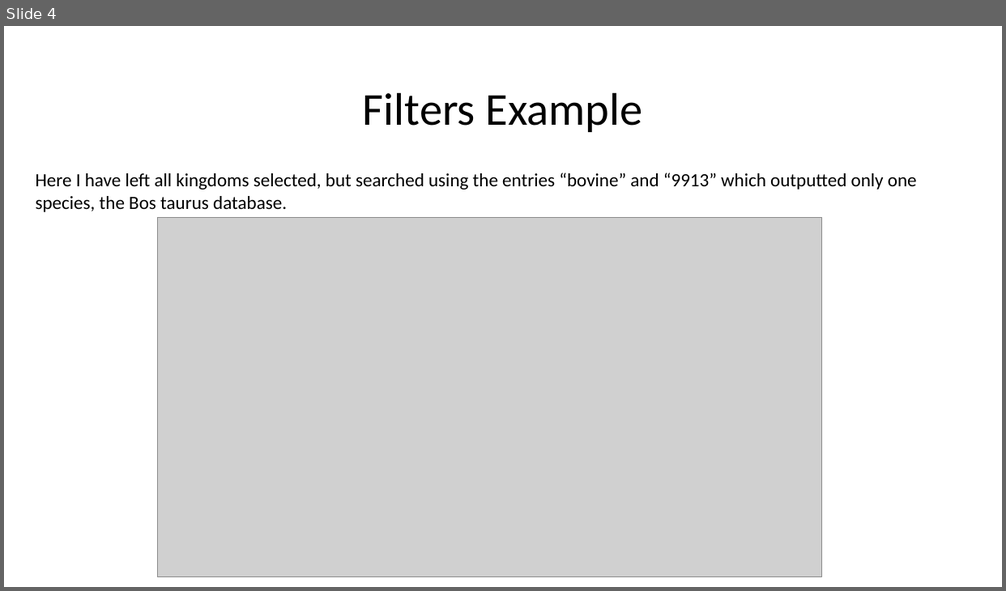
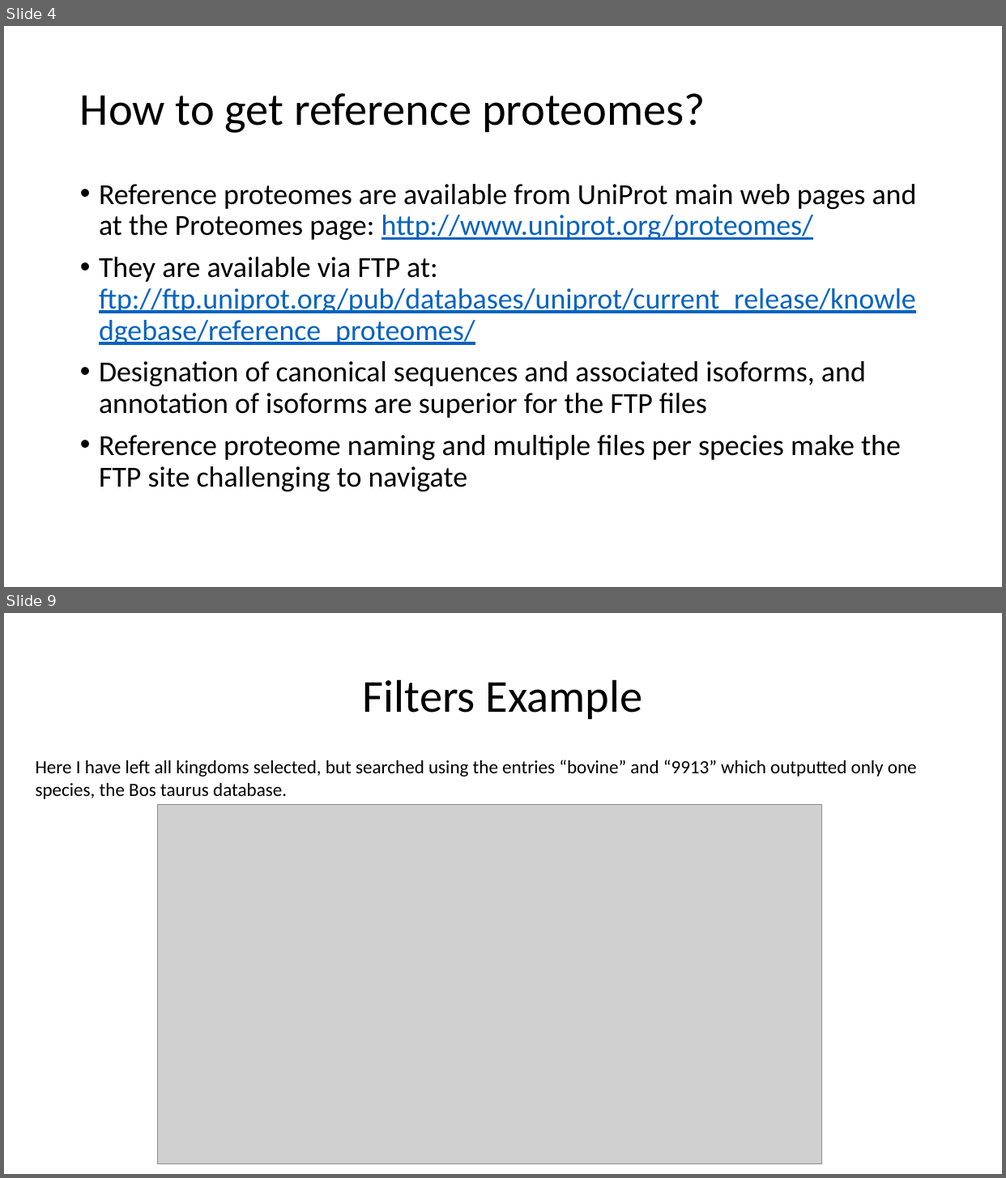
Before and after one commit to lily-liang12/Reference_Proteome_Manager, a slide deck: User Guide.pptx. Shown one above the other, each under a label of ours: slide 4 before the commit, slides 4 and 9 after it; the slides between them are not shown. The pictures are 1006x591 and 1006x1178 pixels, drawn with LibreOffice and Linux fonts; fonts in the diff are those of the drawing; grey boxes stand for pictures. Boxes give left, top, right and bottom in pixels: in the first picture for what was removed or moved away, otherwise in the second. Text is boxed around its words. In the diff, an @@ line names an element or a change of style, - is before the commit and + after.

```diff
--- a/User Guide.pptx
+++ b/User Guide.pptx
@@ slide 4 added at [4, 26, 1002, 587], background #FFFFFF @@
@@ title added at [80, 93, 705, 133], 44 pt, text #000000 @@
+How to get reference proteomes?
@@ text added at [99, 184, 917, 492], 28 pt, text #000000 @@
+• Reference proteomes are available from UniProt main web pages and at the Proteomes page: http://www.uniprot.org/proteomes/
+• They are available via FTP at: ftp://ftp.uniprot.org/pub/databases/uniprot/current_release/knowledgebase/reference_proteomes/
+• Designation of canonical sequences and associated isoforms, and annotation of isoforms are superior for the FTP files
+• Reference proteome naming and multiple files per species make the FTP site challenging to navigate
@@ what was slide 4 is now slide 9 @@
```
Also in this commit, not shown: 5 slides changed, 4 other slides added.
